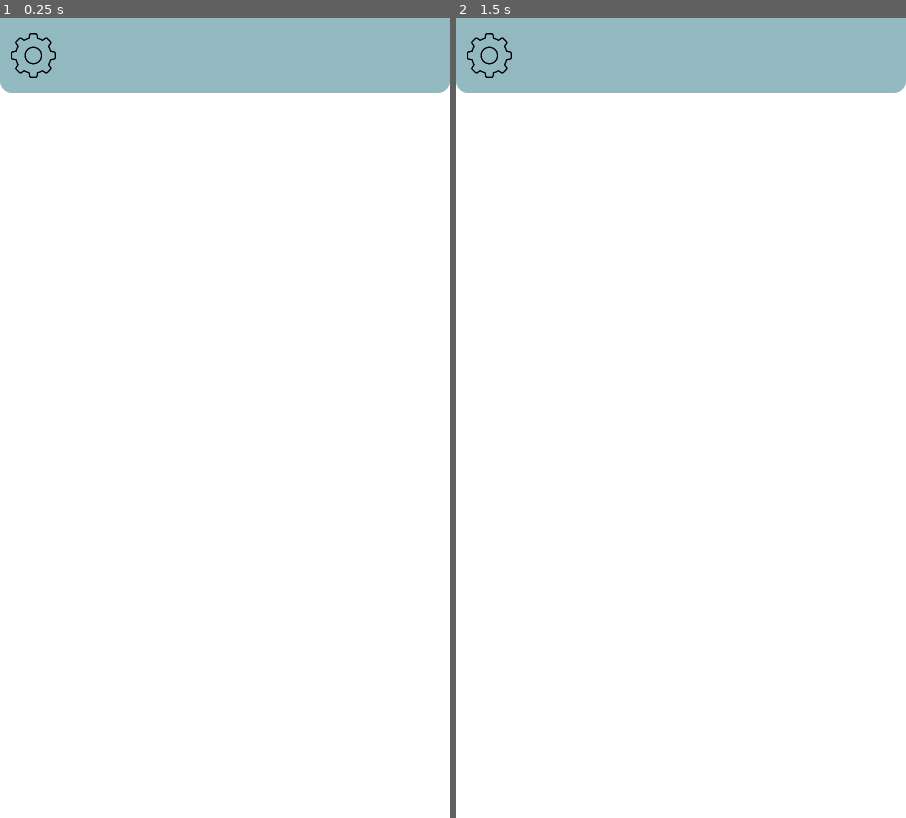
Above: before the commit, frames 1-2 (left to right).
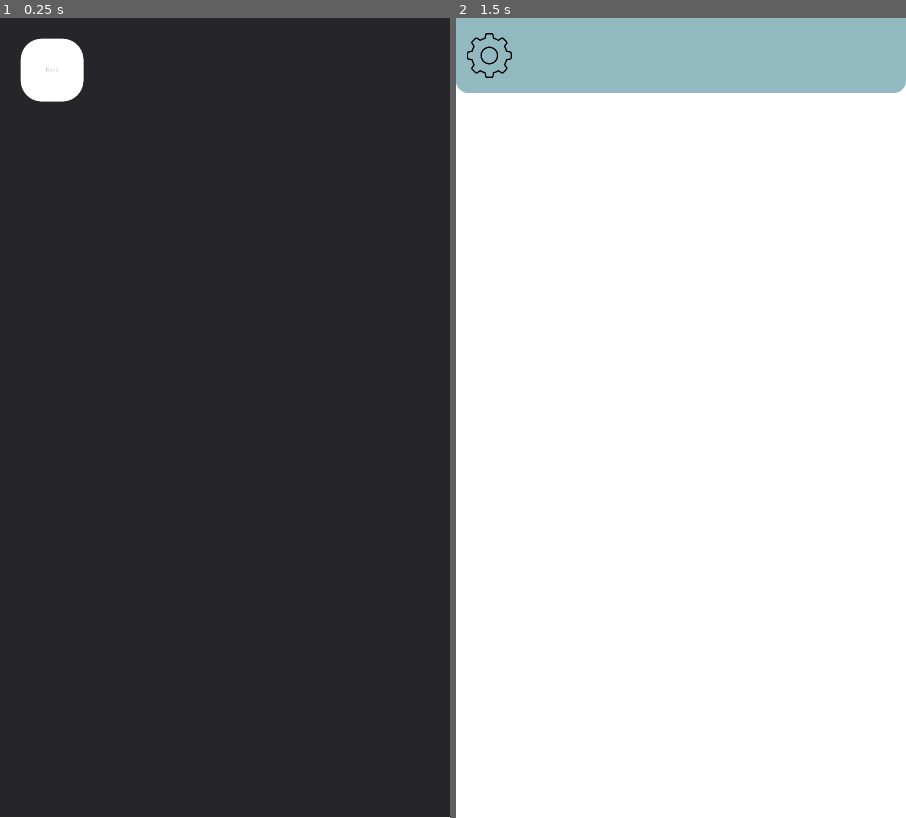
Above: after the commit, the same moments.

Repository: Big-Cheung/LAHacks2021
Game: Godot game, scene res://Base.tscn
The game is run twice, just before and just after one commit, with the same random seed, the same clock (stepped at 60 frames per second) and the same inputs.
Inputs (mouse positions are in pixels of both pictures, inside the frame that each line leads up to):
- Up to frame 1 (0.25 s): no input
- Up to frame 2 (1.5 s): click (510, 74) at 0.5 s, where only the run after the commit has a clickable "Back"; tap Enter at 1.25 s; move the mouse to (780, 378) at 1.27 s; hold W from 1.28 s (still down); click (780, 378) at 1.42 s

The runs differ from the first frame. In frame 1, 100% of the frame differs, in the area x 0-100%, y 0-100%; in frame 2, nothing differs.
Error after the commit: Invalid set index 'visible' (on base: 'null instance') with value of type 'bool'. (res://Scripts/BackButtonScript.gd:14)

Commit message:
Added back button

Diff:
--- /dev/null
+++ b/BackButton.tscn
@@ -0,0 +1,16 @@
+[gd_scene load_steps=3 format=2]
+
+[ext_resource path="res://Scripts/BackButtonScript.gd" type="Script" id=1]
+[ext_resource path="res://Style/BackButtonStyle.tres" type="StyleBox" id=2]
+
+[node name="BackButton" type="Button"]
+margin_left = 50.0
+margin_top = 50.0
+margin_right = 200.0
+margin_bottom = 200.0
+custom_styles/normal = ExtResource( 2 )
+text = "Back"
+script = ExtResource( 1 )
+__meta__ = {
+"_edit_use_anchors_": false
+}
--- a/Base.tscn
+++ b/Base.tscn
@@ -1,6 +1,8 @@
-[gd_scene load_steps=2 format=2]
+[gd_scene load_steps=4 format=2]
 
 [ext_resource path="res://MainPage.tscn" type="PackedScene" id=1]
+[ext_resource path="res://CreateChallenge.tscn" type="PackedScene" id=2]
+[ext_resource path="res://Scripts/CreateChallengeScript.gd" type="Script" id=3]
 
 [node name="Base" type="Control"]
 anchor_right = 1.0
@@ -10,3 +12,6 @@
 }
 
 [node name="MainPage" parent="." instance=ExtResource( 1 )]
+
+[node name="CreateChallenge" parent="." instance=ExtResource( 2 )]
+script = ExtResource( 3 )
--- /dev/null
+++ b/CreateChallenge.tscn
@@ -0,0 +1,33 @@
+[gd_scene load_steps=4 format=2]
+
+[ext_resource path="res://Style/DefaultTheme.tres" type="Theme" id=1]
+[ext_resource path="res://Scripts/BackButtonScript.gd" type="Script" id=2]
+[ext_resource path="res://Style/BackButtonStyle.tres" type="StyleBox" id=3]
+
+[node name="CreateChallenge" type="Control"]
+anchor_right = 1.0
+anchor_bottom = 1.0
+__meta__ = {
+"_edit_use_anchors_": false
+}
+
+[node name="Background" type="Panel" parent="."]
+anchor_top = -0.00131238
+anchor_right = 1.0
+anchor_bottom = 0.998688
+theme = ExtResource( 1 )
+__meta__ = {
+"_edit_use_anchors_": false
+}
+
+[node name="Button" type="Button" parent="."]
+margin_left = 50.0
+margin_top = 50.0
+margin_right = 200.0
+margin_bottom = 200.0
+custom_styles/normal = ExtResource( 3 )
+text = "Back"
+script = ExtResource( 2 )
+__meta__ = {
+"_edit_use_anchors_": false
+}
--- a/Scripts/BackButtonScript.gd
+++ b/Scripts/BackButtonScript.gd
@@ -6,11 +6,16 @@
 
 
 # Called when the node enters the scene tree for the first time.
-func _ready():
-	pass # Replace with function body.
+func _init():
+	self.connect("pressed", self, "_button_pressed")
 
-func _input(event):
-	pass
+func _button_pressed():
+	self.get_parent().visible = false
+	get_node("../MainPage").visible = true
+	get_node("../MainPage").get_tree().paused = false
+	get_tree().paused = true
+
+
 
 
 # Called every frame. 'delta' is the elapsed time since the previous frame.
--- /dev/null
+++ b/Scripts/CreateChallengeScript.gd
@@ -0,0 +1,16 @@
+extends Control
+
+
+# Declare member variables here. Examples:
+# var a = 2
+# var b = "text"
+
+
+# Called when the node enters the scene tree for the first time.
+func _ready():
+	pass # Replace with function body.
+
+
+# Called every frame. 'delta' is the elapsed time since the previous frame.
+#func _process(delta):
+#	pass
--- a/Style/BackButtonStyle.tres
+++ b/Style/BackButtonStyle.tres
@@ -2,8 +2,8 @@
 
 [resource]
 bg_color = Color( 1, 1, 1, 1 )
-corner_radius_top_left = 75
-corner_radius_top_right = 75
-corner_radius_bottom_right = 75
-corner_radius_bottom_left = 75
+corner_radius_top_left = 50
+corner_radius_top_right = 50
+corner_radius_bottom_right = 50
+corner_radius_bottom_left = 50
 corner_detail = 10
--- /dev/null
+++ b/Style/DefaultTheme.tres
@@ -0,0 +1,3 @@
+[gd_resource type="Theme" format=2]
+
+[resource]
--- a/project.godot
+++ b/project.godot
@@ -154,7 +154,7 @@
 
 config/name="Gauntlet"
 run/main_scene="res://Base.tscn"
-config/icon="res://Icons/icon.png"
+config/icon="res://icon.png"
 
 [autoload]
 
